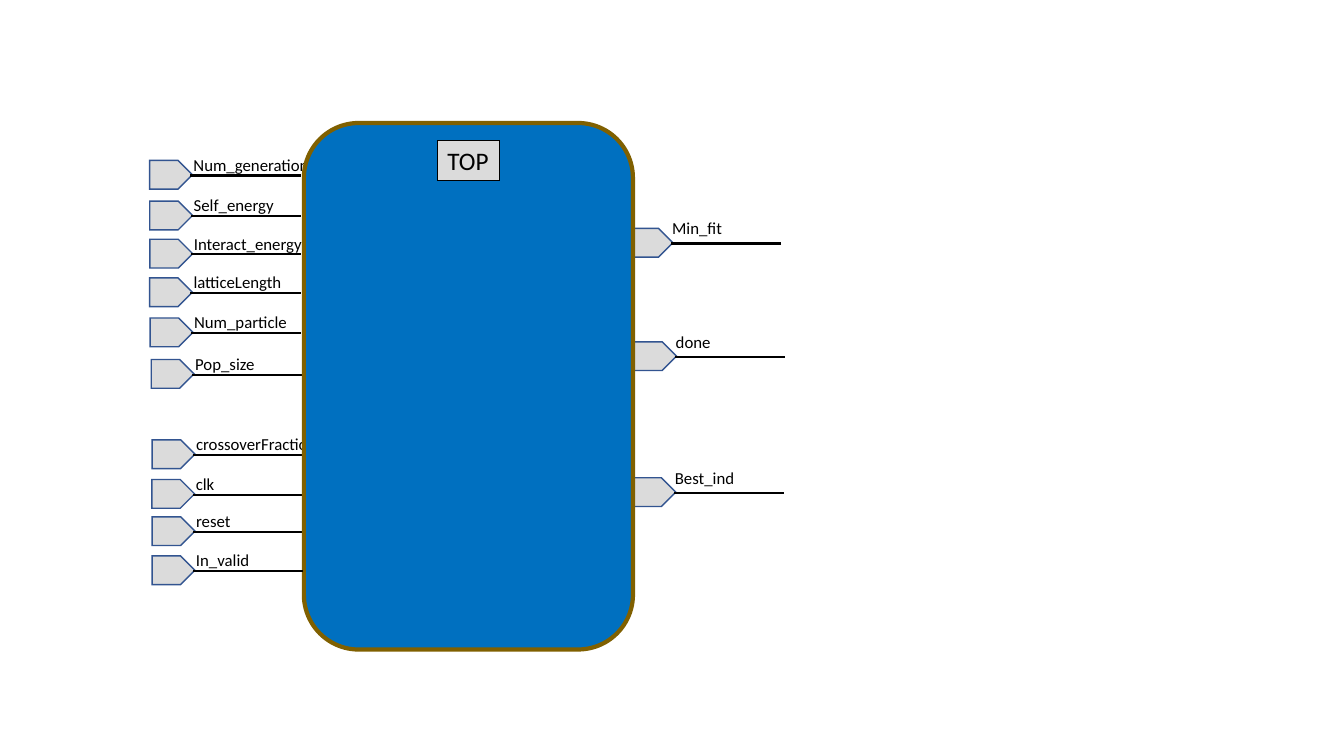
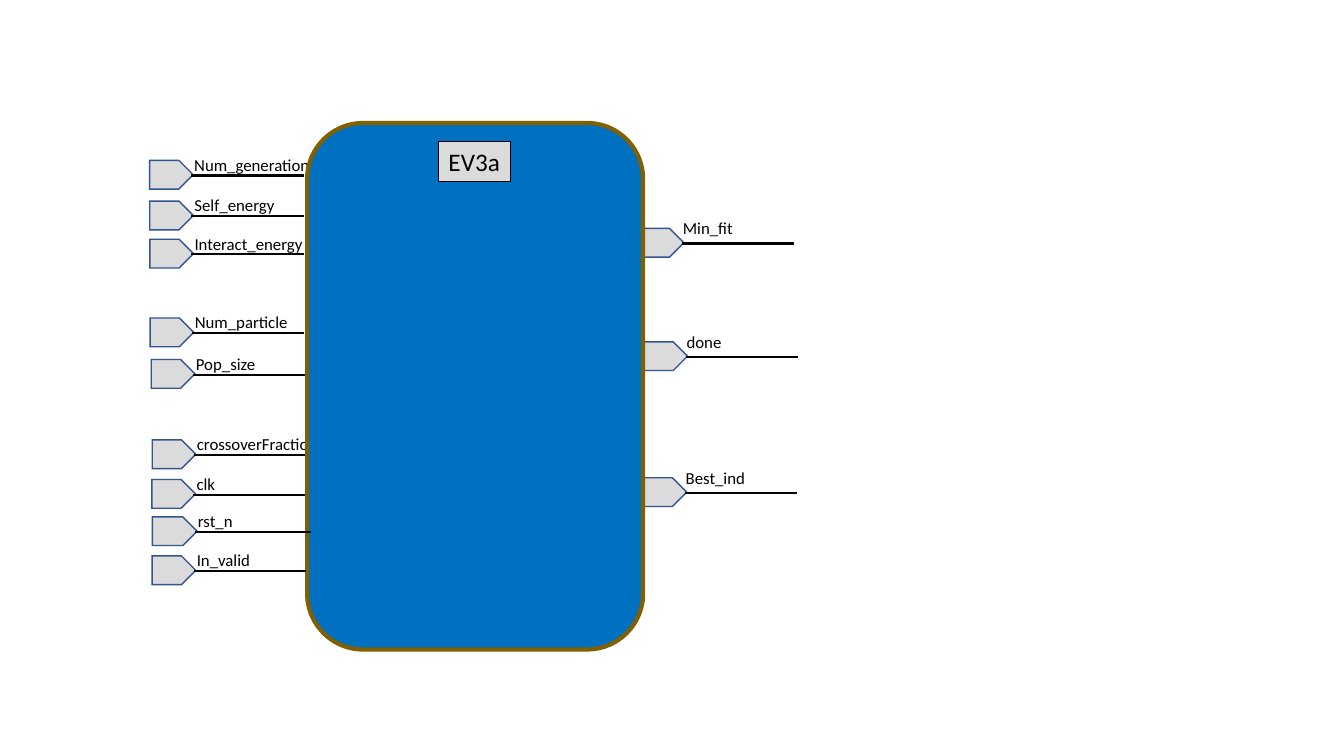
Before and after one commit to sicajc/EC_FINAL_PROJECT, a slide deck: slide 2 of EC_FINAL_PROJECT/EC_FINAL_PROJECT/doc/structure.pptx. Drawn at 1344x756 pixels with LibreOffice and Linux fonts; fonts in the diff are those of the drawing. Boxes give left, top, right and bottom in pixels: in the first picture for what was removed or moved away, otherwise in the second. Text is boxed around its words. In the diff, an @@ line names an element or a change of style, - is before the commit and + after.

```diff
--- a/EC_FINAL_PROJECT/EC_FINAL_PROJECT/doc/structure.pptx
+++ b/EC_FINAL_PROJECT/EC_FINAL_PROJECT/doc/structure.pptx
@@ rounded rectangle: place and size @@
-rounded rectangle at <box>303,123,632,649</box>
+rounded rectangle at <box>308,123,643,649</box>
@@ rectangle "EV3a": place and size @@
-rectangle "EV3a" at <box>438,140,499,180</box>
+rectangle "EV3a" at <box>439,141,511,181</box>
@@ text in rectangle at <box>448,154,499,171</box>: text changed @@
-TOP
+EV3a
@@ 7 lines: place and size @@
-7 lines at <box>191,175,303,571</box>
+7 lines at <box>192,175,307,571</box>
@@ 3 texts, 3 pentagon arrows, 3 lines: place and size @@
-3 texts, 3 pentagon arrows, 3 lines at <box>630,222,785,507</box>
+3 texts, 3 pentagon arrows, 3 lines at <box>640,222,799,507</box>
@@ pentagon arrow removed at <box>149,278,192,308</box> @@
@@ line removed from (300, 293) to (191, 293) @@
@@ text removed at <box>194,276,282,293</box> @@
-latticeLength
@@ line moved from (302, 495) - (193, 495) to (307, 495) - (194, 495) @@
@@ line moved from (303, 532) - (193, 532) to (311, 532) - (196, 532) @@
@@ text at <box>198,516,233,532</box>: text changed @@
-reset
+rst_n
```
Also in this commit, not shown: 3 other slides changed, 2 slides added, 2 slides removed, 15 other files.
